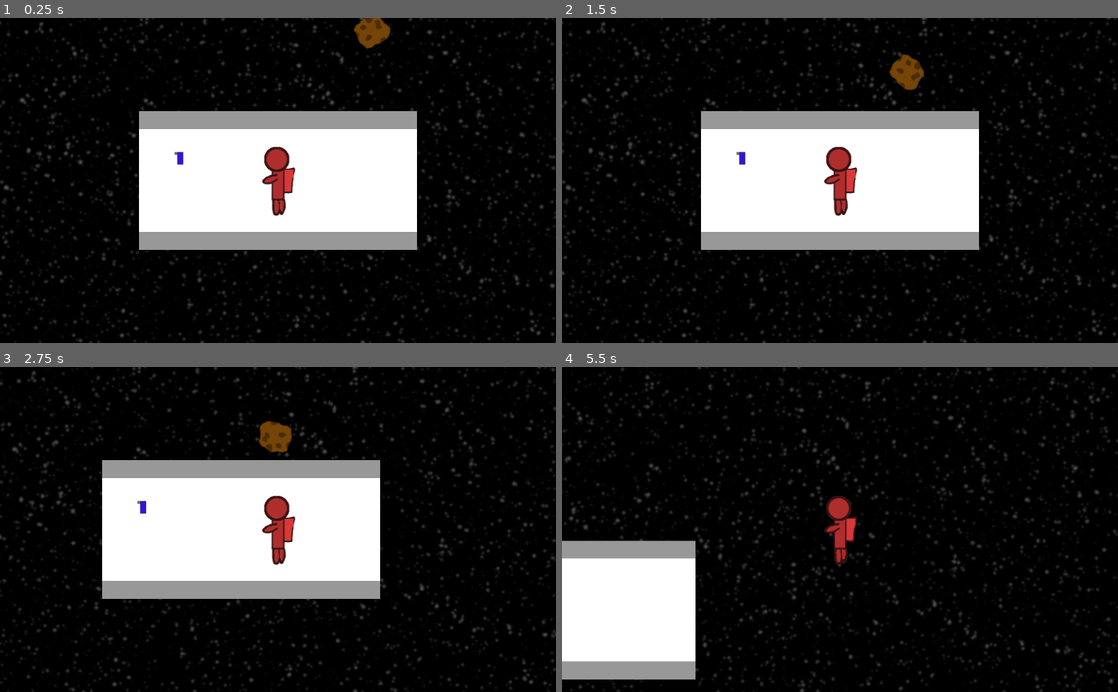
Above: before the commit, frames 1-4 (two rows, left to right).
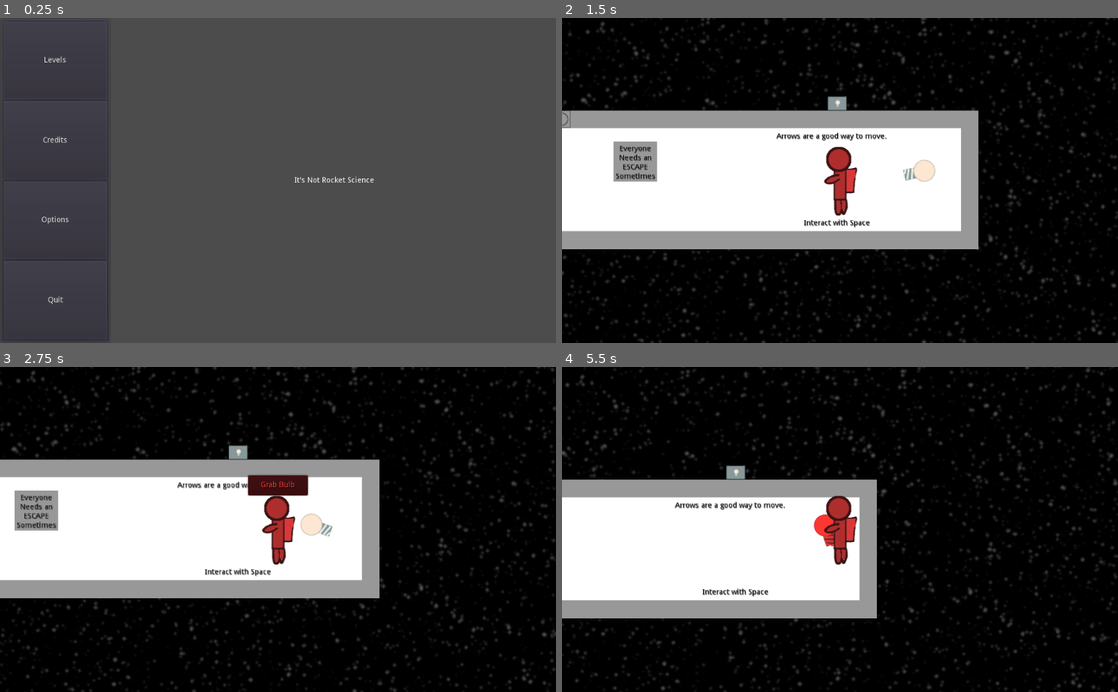
Above: after the commit, the same moments.

Repository: thecyberwraith/cb-gamejam-2021
Game: Godot game, scene res://Menus/MainMenu.tscn
The game is run twice, just before and just after one commit, with the same random seed, the same clock (stepped at 60 frames per second) and the same inputs. Before the commit the project starts from res://Levels/Level6/Level6.tscn.
Inputs (mouse positions are in pixels of both pictures, inside the frame that each line leads up to):
- Up to frame 1 (0.25 s): no input
- Up to frame 2 (1.5 s): click (617, 60) at 0.5 s, where only the run after the commit has a clickable "Levels"; click (840, 73) at 1.25 s, where only the run after the commit has a clickable "Repair that Bulb"
- Up to frame 3 (2.75 s): hold Right (ui_right) from 2.03 s (still down); tap Space (ui_select) at 2.27 s
- Up to frame 4 (5.5 s): release Right (ui_right) at 2.78 s; hold Down (ui_down) 2.78-3.53 s; tap Space (ui_select) at 3.02, 4.52, 5.27 s; hold Right (ui_right) 3.53-4.28 s; hold Up (ui_up) 4.28-5.03 s; hold Left (ui_left) from 5.03 s (still down)

The runs differ from the first frame. In frame 1, 100% of the frame differs, in the area x 0-100%, y 0-100%; in frame 2, 14%; in frame 3, 11%; in frame 4, 29%.

Commit message:
Abstracted quit menu for HTML5 player.

Diff:
--- a/Levels/Level6/Level6.gd
+++ b/Levels/Level6/Level6.gd
@@ -18,5 +18,5 @@
 	var leak = AirLeak.instance()
 	leak.position = state.collision_point
 	leak.rotation = (-1*state.collision_normal).angle()
-	add_child(leak)
+	call_deferred("add_child", leak)
 	leak_created = true
--- a/Menus/LevelsList.gd
+++ b/Menus/LevelsList.gd
@@ -7,7 +7,8 @@
 	[ 'Think Fast', 'res://Levels/Level2/Level2.tscn'],
 	[ 'Who drew the short straw?', 'res://Levels/Level3/Level3.tscn'],
 	[ 'Just stay fixed!', 'res://Levels/Level4/Level4.tscn'],
-	[ 'Where is the air going?', 'res://Levels/Level5/Level5.tscn']
+	[ 'Where is the air going?', 'res://Levels/Level5/Level5.tscn'],
+	[ 'Nothing is Broken!', 'res://Levels/Level6/Level6.tscn']
 ]
 const MainMenu = "res://Menus/MainMenu.tscn"
 
--- a/Menus/MainButtons.gd
+++ b/Menus/MainButtons.gd
@@ -6,6 +6,8 @@
 onready var quit = get_node("QuitButton")
 
 const LevelsMenu: PackedScene = preload("res://Menus/LevelsMenu.tscn")
+const QuitMenu: PackedScene = preload("res://Menus/QuitMenu.tscn")
+
 func _ready():
 	levels.connect("button_up", get_tree(), "change_scene_to", [LevelsMenu])
-	quit.connect("button_up", get_tree(), "quit")
+	quit.connect("button_up", get_tree(), "change_scene_to", [QuitMenu])
--- a/Menus/PauseMenuButtons.gd
+++ b/Menus/PauseMenuButtons.gd
@@ -1,6 +1,7 @@
 extends VBoxContainer
 
-const LevelSelect = preload("res://Menus/LevelsMenu.tscn")
+const LevelSelect: PackedScene = preload("res://Menus/LevelsMenu.tscn")
+const QuitMenu: PackedScene = preload("res://Menus/QuitMenu.tscn")
 
 onready var container = get_parent().get_parent()
 onready var resume = get_node("Resume")
@@ -9,10 +10,12 @@
 onready var quit = get_node("Quit")
 
 func _ready():
+	var this_level: PackedScene = load(get_tree().root.get_child(0).filename)
+
 	resume.connect("pressed", self, "unpause")
-	restart.connect("pressed", self, "restart")
-	levels.connect("pressed", self, "change_scene")
-	quit.connect("pressed", get_tree(), "quit")
+	restart.connect("pressed", self, "switch_scene_to", [this_level])
+	levels.connect("pressed", self, "switch_scene_to", [LevelSelect])
+	quit.connect("pressed", self, "switch_scene_to", [QuitMenu])
 	container.hide()
 
 func _process(_delta):
@@ -21,14 +24,9 @@
 		print("Pausing")
 		get_tree().paused = true
 
-func restart():
+func switch_scene_to(scene: PackedScene):
 	get_tree().paused = false
-	var this_scene = get_tree().root.get_child(0).filename
-	get_tree().change_scene(this_scene)
-
-func change_scene():
-	get_tree().paused = false
-	get_tree().change_scene_to(LevelSelect)
+	get_tree().change_scene_to(scene)
 
 func unpause():
 	get_tree().paused = false
--- /dev/null
+++ b/Menus/QuitMenu.gd
@@ -0,0 +1,4 @@
+extends Control
+
+func _process(_delta):
+	get_tree().quit()
--- /dev/null
+++ b/Menus/QuitMenu.tscn
@@ -0,0 +1,27 @@
+[gd_scene load_steps=2 format=2]
+
+[ext_resource path="res://Menus/QuitMenu.gd" type="Script" id=1]
+
+[node name="QuitMenu" type="Control"]
+anchor_right = 1.0
+anchor_bottom = 1.0
+script = ExtResource( 1 )
+__meta__ = {
+"_edit_use_anchors_": false
+}
+
+[node name="PanelContainer" type="PanelContainer" parent="."]
+anchor_right = 1.0
+anchor_bottom = 1.0
+__meta__ = {
+"_edit_use_anchors_": false
+}
+
+[node name="RichTextLabel" type="RichTextLabel" parent="PanelContainer"]
+margin_left = 7.0
+margin_top = 7.0
+margin_right = 1017.0
+margin_bottom = 593.0
+text = "Thanks for playing!
+
+Godot's quit function in the browser stops the engine. Just refresh the page if you want to play again."
--- a/project.godot
+++ b/project.godot
@@ -135,7 +135,7 @@
 [application]
 
 config/name="It's Not Rocket Science"
-run/main_scene="res://Levels/Level6/Level6.tscn"
+run/main_scene="res://Menus/MainMenu.tscn"
 config/icon="res://icon.png"
 
 [input]
